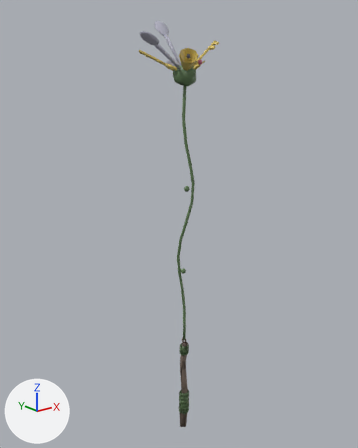
A saved change to the glTF model art/monster_gear/wpn_gloamer_trinket_flail.glb.
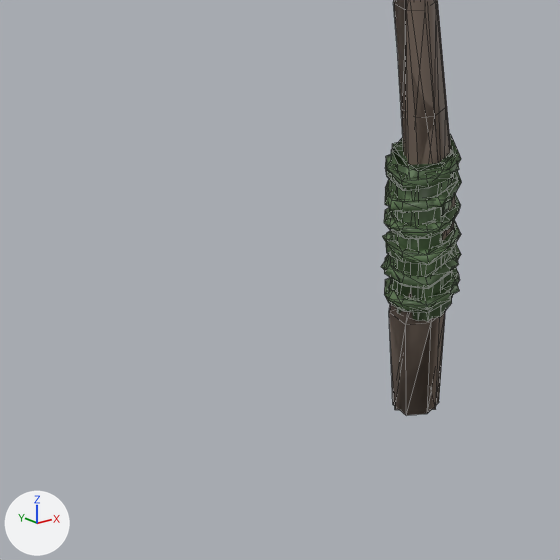
There are two pictures of each version: one whole from a 50 mm lens placed at (-1.12, -1.367, 1.331), pointed at (0.008, 0.043, 0.768), one close up on the part from 35% to 57% of the width and 83% to 100% of the height. The lights are fixed; the arrows at lower left show +X, +Y and +Z. The older version's two pictures come first. The close-ups show mesh edges as thin lines. Where no turn or scale is listed for an object, it has been applied to the vertices. Vertices at exactly the same position are counted once.

Before the edit, the objects in view are built like this:
```python
me_wpn_gloamer_trinket_flail_lod1_full_002 = bpy.data.meshes.new('wpn_gloamer_trinket_flail_lod1_full.002')
me_wpn_gloamer_trinket_flail_lod1_full_002.from_pydata(...)  # 583 vertices, 1035 faces; spans x -0.23..0.14, y -0.1..0.2, z -0.12..1.5
me_wpn_gloamer_trinket_flail_lod1_full_002.materials.append(mat_opaque)
me_wpn_gloamer_trinket_flail_worn = bpy.data.meshes.new('wpn_gloamer_trinket_flail_worn')
me_wpn_gloamer_trinket_flail_worn.from_pydata(...)  # 520 vertices, 1016 faces; spans x -0.021..0.023, y -0.022..0.022, z -0.12..0.302
me_wpn_gloamer_trinket_flail_worn.materials.append(mat_opaque)
ob_wpn_gloamer_trinket_flail_lod1 = bpy.data.objects.new('wpn_gloamer_trinket_flail_lod1', me_wpn_gloamer_trinket_flail_lod1_full_002)
ob_wpn_gloamer_trinket_flail_lod1.location = (0.0, 0.0, 0.0)
ob_wpn_gloamer_trinket_flail_worn = bpy.data.objects.new('wpn_gloamer_trinket_flail_worn', me_wpn_gloamer_trinket_flail_worn)
ob_wpn_gloamer_trinket_flail_worn.location = (0.0, 0.0, 0.0)
```
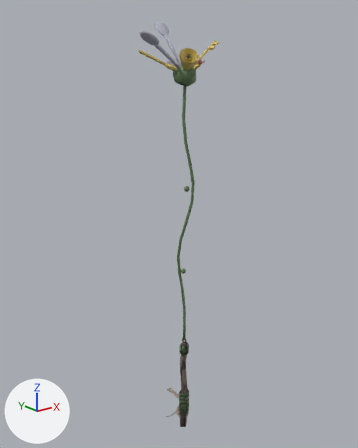
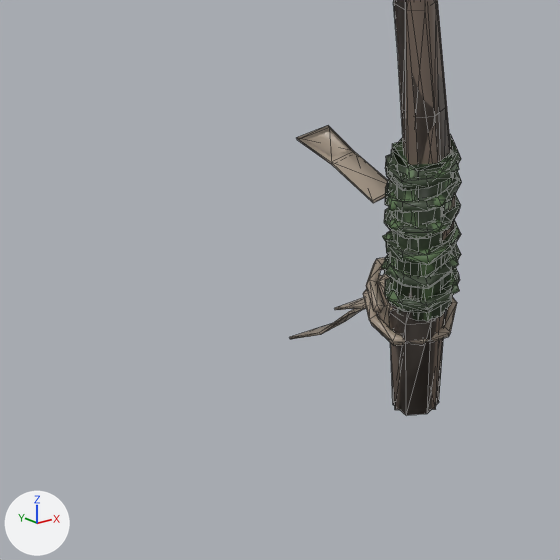
What changed in the scene script:
```text
Change me_wpn_gloamer_trinket_flail_worn:
    used by ob_wpn_gloamer_trinket_flail_worn; location = (0.0, 0.0, 0.0)
    remove me_wpn_gloamer_trinket_flail_worn.from_pydata(...)  # 520 vertices, 1016 faces; spans x -0.021..0.023, y -0.022..0.022, z -0.12..0.302
    add me_wpn_gloamer_trinket_flail_worn.from_pydata(...)  # 648 vertices, 1248 faces; spans x -0.028..0.024, y -0.022..0.113, z -0.141..0.301
    me_wpn_gloamer_trinket_flail_worn part 1: a new loose piece of 56 vertices spanning x -0.028..0.024, y -0.016..0.044, z -0.077..-0.043, in mat_opaque
    me_wpn_gloamer_trinket_flail_worn part 2: a new loose piece of 20 vertices spanning x -0.011..0.011, y -0.012..0.107, z 0.001..0.046, in mat_opaque
    me_wpn_gloamer_trinket_flail_worn part 3: a new loose piece of 20 vertices spanning x -0.011..0.011, y -0.012..0.079, z -0.106..-0.019, in mat_opaque
    me_wpn_gloamer_trinket_flail_worn part 4: a new loose piece of 20 vertices spanning x -0.011..0.011, y -0.012..0.113, z -0.141..-0.049, in mat_opaque
    me_wpn_gloamer_trinket_flail_worn part 5: a new loose piece of 16 vertices spanning x -0.018..0.018, y -0.013..0.035, z -0.078..-0.043, in mat_opaque
    me_wpn_gloamer_trinket_flail_worn part 6: 947 kept faces spanning x -0.021..0.023, y -0.022..0.022, z -0.12..0.299 get new vertex colours; the middle colour goes from dark green #5e7952 to greyish green #4e5d47
    other edits to the shape of me_wpn_gloamer_trinket_flail_worn do not show in these pictures
```

Location of each change, [x1, y1, x2, y2] in pixels of the close-ups (560 x 560 px):
'wpn_gloamer_trinket_flail_worn', reshaped
    before: [384, 0, 462, 416]
    after: [290, 0, 462, 416]
part 1 of me_wpn_gloamer_trinket_flail_worn, added
    after: [363, 258, 457, 346]
part 2 of me_wpn_gloamer_trinket_flail_worn, added
    after: [297, 125, 388, 203]
part 3 of me_wpn_gloamer_trinket_flail_worn, added
    after: [334, 298, 365, 310]
part 4 of me_wpn_gloamer_trinket_flail_worn, added
    after: [290, 306, 366, 339]
part 5 of me_wpn_gloamer_trinket_flail_worn, added
    after: [377, 274, 393, 335]
part 6 of me_wpn_gloamer_trinket_flail_worn, recoloured
    both: [384, 0, 462, 415]
